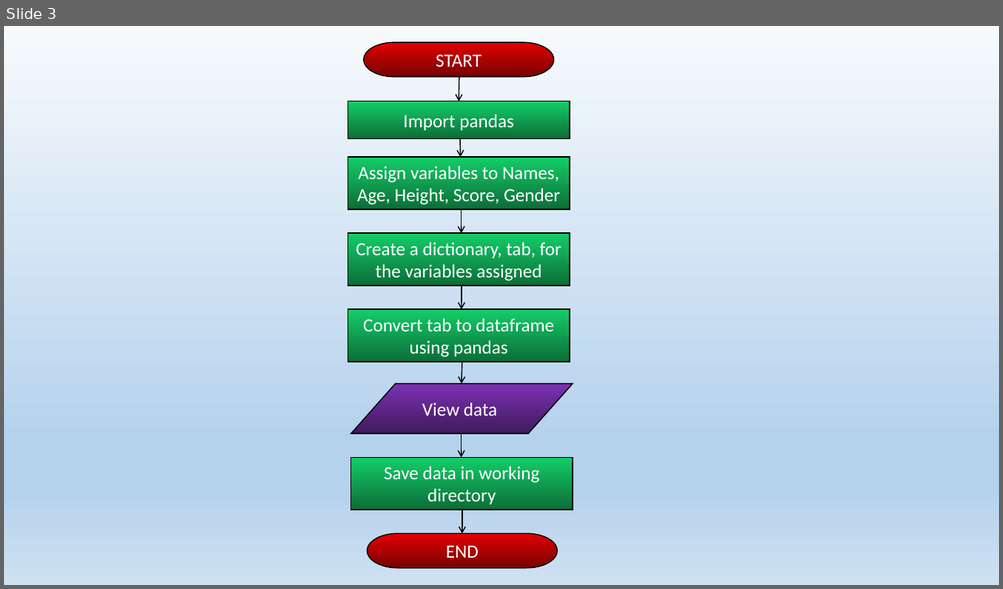
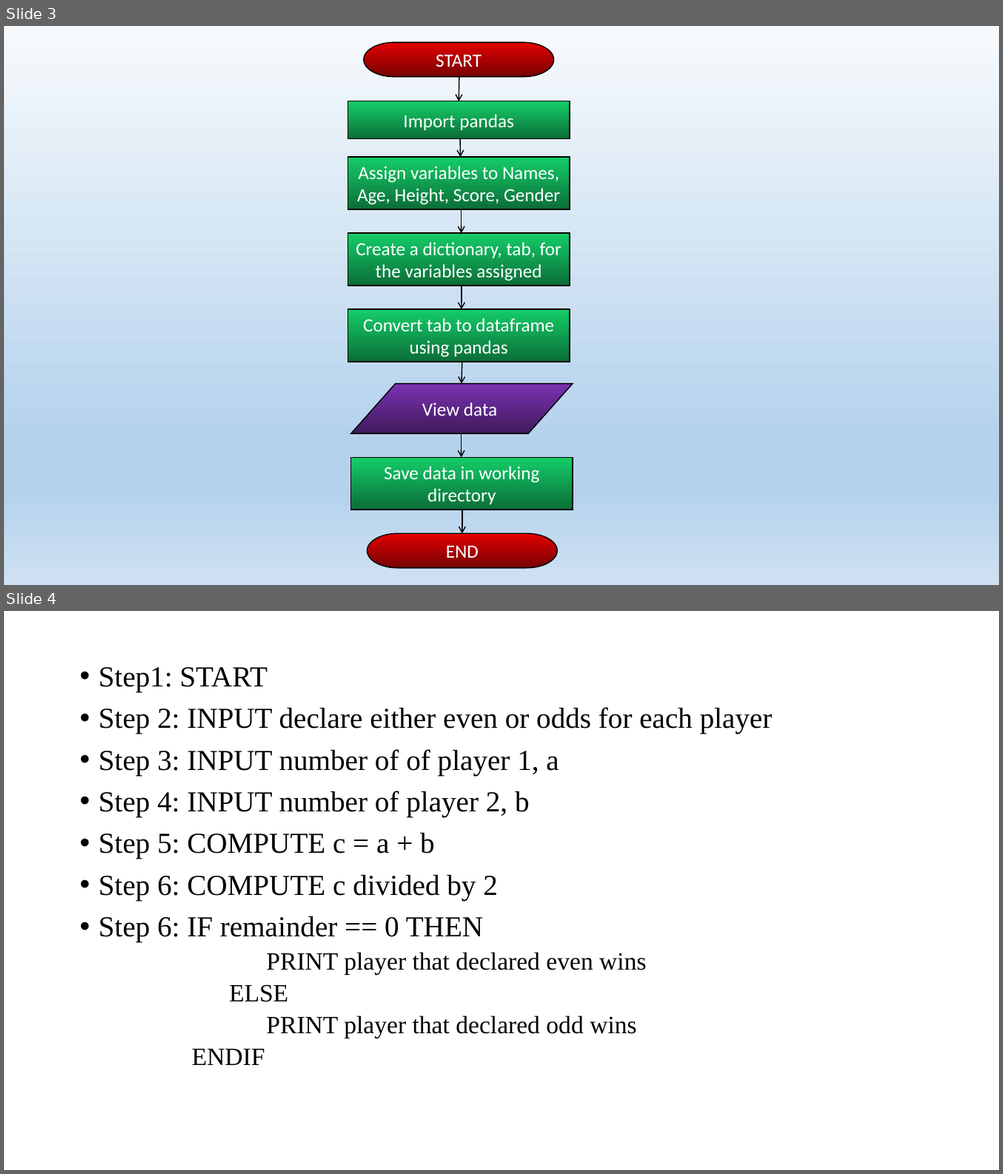
Before and after one commit to ciscollie/francisCSC102, a slide deck: Algorithm for students 27_4_21.pptx. Shown one above the other, each under a label of ours: slide 3 before the commit, slides 3 and 4 after it. The pictures are 1003x589 and 1003x1174 pixels, drawn with LibreOffice and Linux fonts; fonts in the diff are those of the drawing. Boxes give left, top, right and bottom in pixels: in the first picture for what was removed or moved away, otherwise in the second. Text is boxed around its words. In the diff, an @@ line names an element or a change of style, - is before the commit and + after.

```diff
--- a/Algorithm for students 27_4_21.pptx
+++ b/Algorithm for students 27_4_21.pptx
@@ slide 4 added at (4,611,999,1170), background #FFFFFF @@
@@ text added at (99,667,772,1065), 28 pt, text #000000 @@
+• Step1: START
+• Step 2: INPUT declare either even or odds for each player
+• Step 3: INPUT number of of player 1, a
+• Step 4: INPUT number of player 2, b
+• Step 5: COMPUTE c = a + b
+• Step 6: COMPUTE c divided by 2
+• Step 6: IF remainder == 0 THEN
+  PRINT player that declared even wins
+  ELSE
+  PRINT player that declared odd wins
+  ENDIF
```
Also in this commit, not shown: 5 other slides added, 3 other files.
